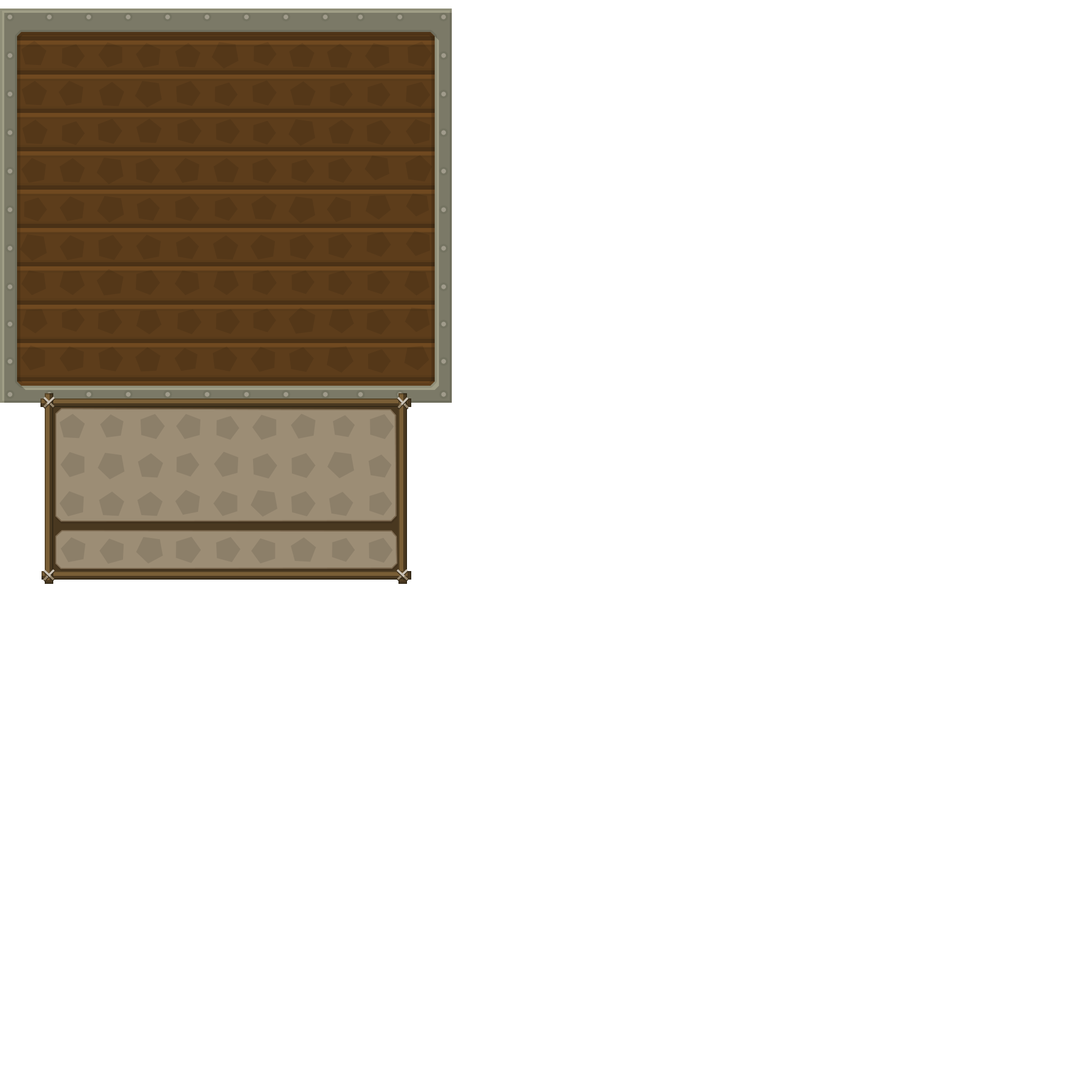
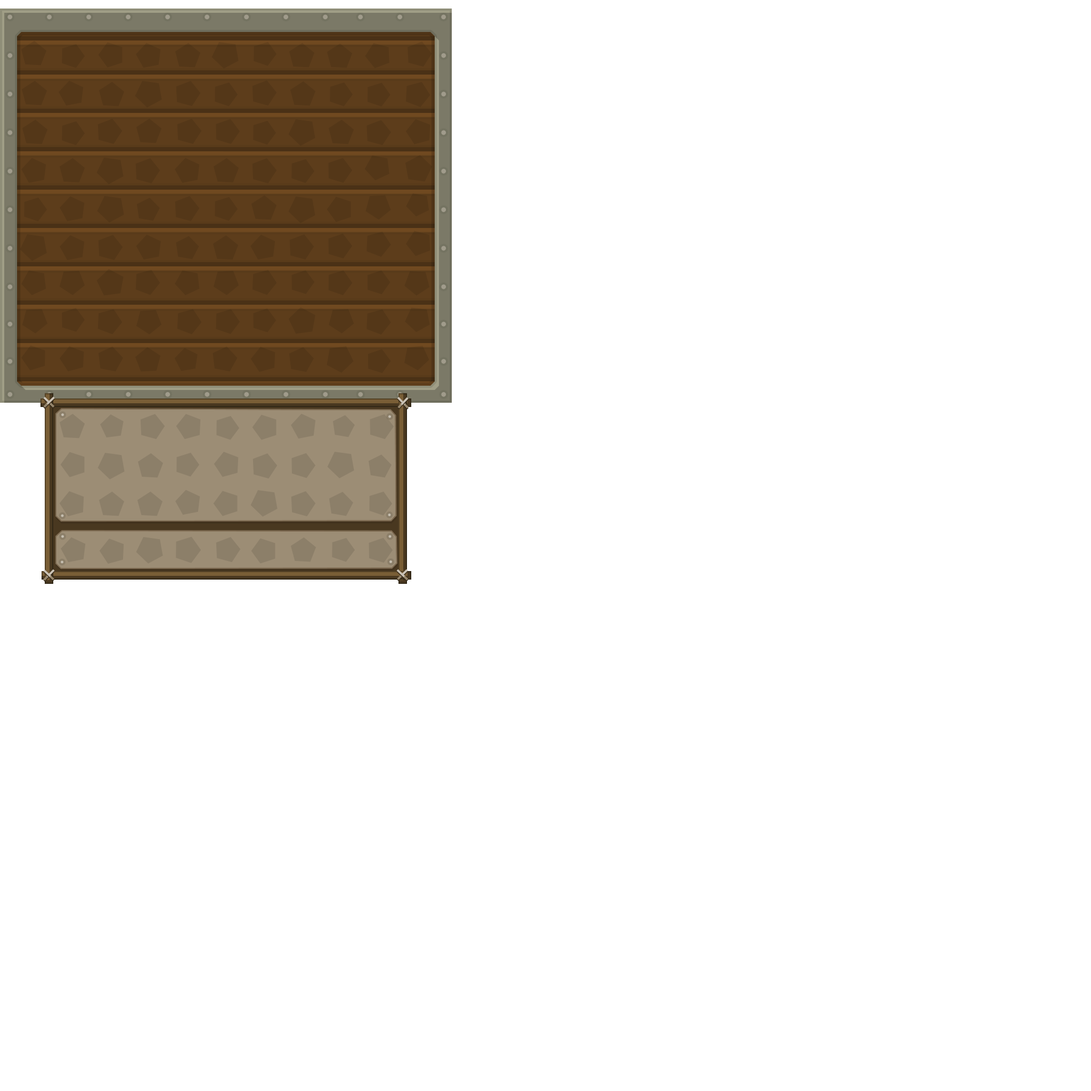
The second 1091 x 1091 image is a revision of the first. Changes to its layers:
added layer "Forme 21" in group "inventaire" over [left=60, top=413, right=393, bottom=564]
painted on "Forme 20", unmasked it over [left=58, top=411, right=395, bottom=565]
painted on "Forme 19", unmasked it over [left=58, top=411, right=395, bottom=567]
painted on "Forme 14", unmasked it over [left=58, top=411, right=395, bottom=567]
